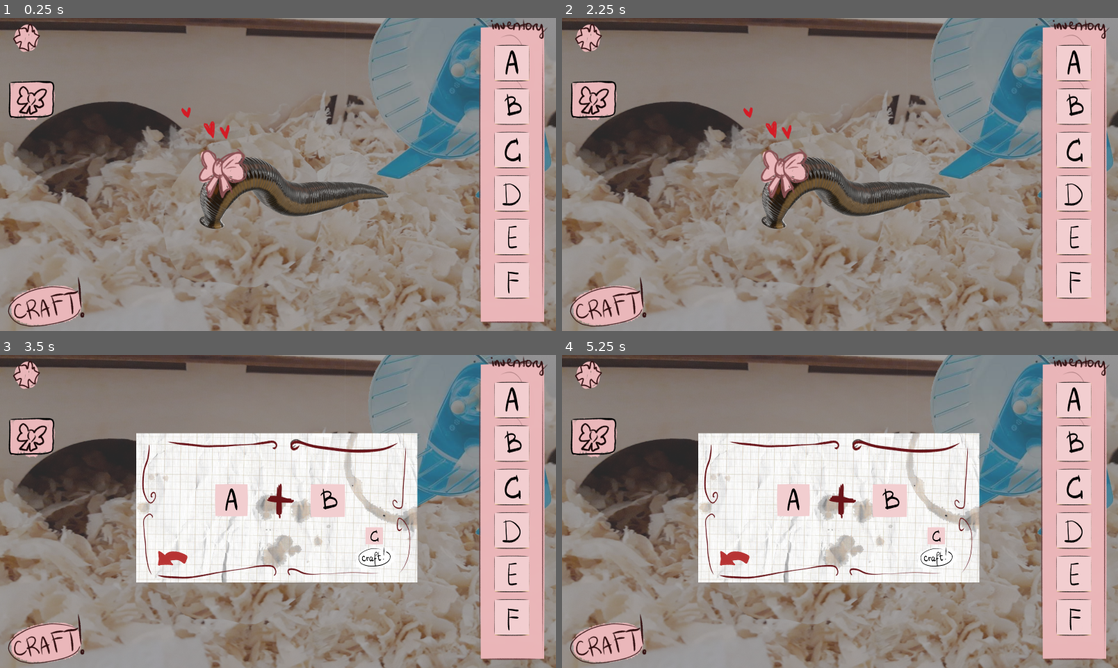
Above: before the commit, frames 1-4 (two rows, left to right).
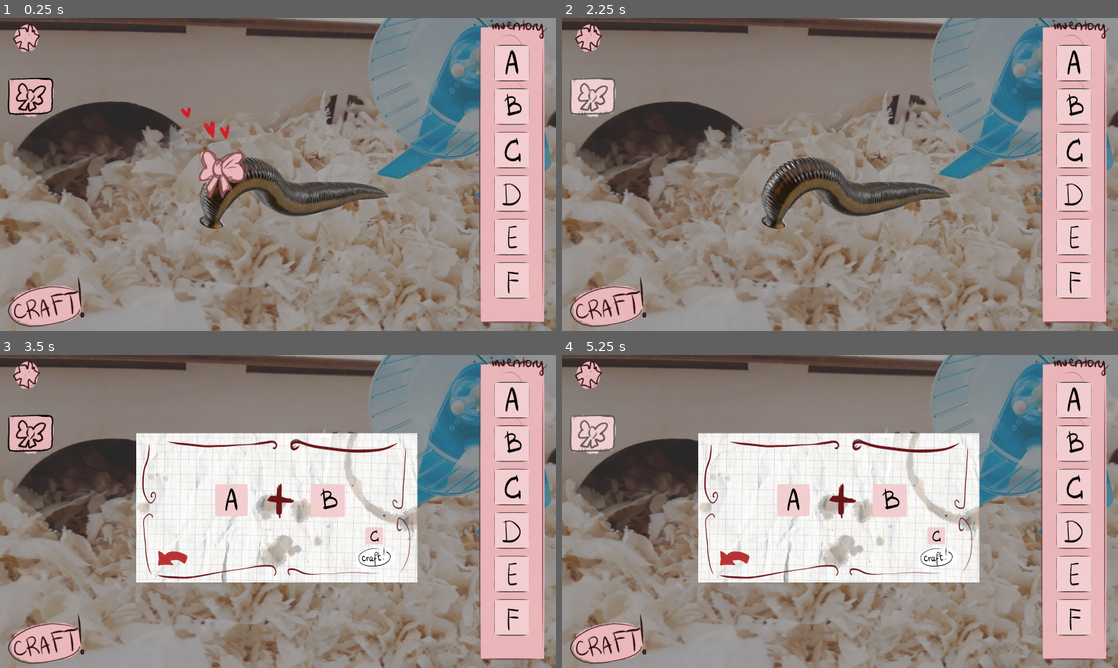
Above: after the commit, the same moments.

Repository: Kohuke123/GameJam
Game: Godot game, scene res://scenes/Gameplay.tscn
Two runs of this game, one before a commit and one after it. Both use one fixed random seed, a clock stepped at 60 frames per second and the inputs below. Before the commit the project has no main scene; this scene is started directly in both runs.
Inputs (mouse positions are in pixels of both pictures, inside the frame that each line leads up to):
- Up to frame 1 (0.25 s): no input
- Up to frame 2 (2.25 s): click (589, 36) at 0.52 s; click (840, 171) at 1.25 s, where only the run after the commit has a clickable "RESUME"; click (595, 99) at 2.02 s
- Up to frame 3 (3.5 s): click (50, 639) at 2.75 s
- Up to frame 4 (5.25 s): click (934, 555) at 3.5 s; click (934, 555) at 4.25 s; click (595, 436) at 5.02 s

The runs differ from the first frame. In frame 1, 0.6% of the frame differs, in the area x 1-10%, y 19-33%; in frame 2, 1.7%, in the area x 1-45%, y 19-58%; in frame 3, 0.6%; in frame 4, 0.7%.

Commit message:
Mainly button improvements
(28th March)

Diff:
--- a/project.godot
+++ b/project.godot
@@ -11,12 +11,14 @@
 [application]
 
 config/name="Leech Game (OPPOSITES THEME)"
+run/main_scene="res://scenes/main_menu.tscn"
 config/features=PackedStringArray("4.3", "Forward Plus")
 config/icon="res://icon.svg"
 
 [autoload]
 
 GlobalVariables="*res://scripts/global_variables.gd"
+GameManager="*res://scripts/game_manager.gd"
 
 [display]
 
--- a/scenes/Gameplay.tscn
+++ b/scenes/Gameplay.tscn
@@ -17,7 +17,12 @@
 [ext_resource type="Texture2D" uid="uid://daa8bxuid6v2t" path="res://assets/Без названия507_20250328151815.png" id="11_kd0yo"]
 [ext_resource type="Texture2D" uid="uid://cli72j16gxh1h" path="res://assets/Без названия505_20250328132604.png" id="11_wywar"]
 [ext_resource type="Texture2D" uid="uid://dipe3b80jp5kw" path="res://assets/Без названия507_20250328151819.png" id="12_cikdo"]
+[ext_resource type="Texture2D" uid="uid://67a31jba3pq0" path="res://assets/cogPressed.png" id="16_qx4ta"]
+[ext_resource type="Texture2D" uid="uid://0qeaqnyit4o8" path="res://assets/cogHover.png" id="17_3iiyy"]
 [ext_resource type="PackedScene" uid="uid://cn515bw4u5tsq" path="res://scenes/alchemy_window.tscn" id="17_dsf33"]
+[ext_resource type="Texture2D" uid="uid://5nvna0lynrve" path="res://assets/bowPressed.png" id="18_2vu3h"]
+[ext_resource type="Texture2D" uid="uid://cighrnpshwerq" path="res://assets/bowHover.png" id="19_prowe"]
+[ext_resource type="PackedScene" uid="uid://7idiellaposb" path="res://scenes/pause_ui.tscn" id="23_gvnsq"]
 
 [node name="Node2D" type="Node2D"]
 script = ExtResource("1_vfc4k")
@@ -32,6 +37,7 @@
 texture = ExtResource("3_8pghu")
 
 [node name="CRAFT" type="TextureButton" parent="."]
+process_mode = 1
 offset_left = -1280.0
 offset_top = 458.0
 offset_right = -836.0
@@ -42,6 +48,7 @@
 texture_disabled = ExtResource("4_xpqau")
 
 [node name="InventoryBG" type="Sprite2D" parent="."]
+process_mode = 1
 position = Vector2(1085.5, -0.616567)
 scale = Vector2(1.33219, 1.33219)
 texture = ExtResource("5_r37i3")
@@ -107,19 +114,32 @@
 position = Vector2(0.000366211, -1.45759)
 texture = ExtResource("12_cikdo")
 
-[node name="SettingsOrPause" type="Sprite2D" parent="."]
-position = Vector2(-1151, -627)
-texture = ExtResource("6_t7uw7")
+[node name="SettingsOrPause" type="TextureButton" parent="."]
+process_mode = 1
+offset_left = -1280.0
+offset_top = -720.0
+offset_right = -1022.0
+offset_bottom = -534.0
+texture_normal = ExtResource("6_t7uw7")
+texture_pressed = ExtResource("16_qx4ta")
+texture_hover = ExtResource("17_3iiyy")
 
-[node name="BowToggle" type="Sprite2D" parent="."]
-position = Vector2(-1134, -332)
-texture = ExtResource("10_hlwuj")
-
-[node name="Bow" type="Sprite2D" parent="BowToggle"]
-position = Vector2(909, 239)
+[node name="Bow" type="Sprite2D" parent="."]
+position = Vector2(-225, -93)
 texture = ExtResource("11_wywar")
 
+[node name="BowToggle" type="TextureButton" parent="."]
+process_mode = 1
+offset_left = -1283.0
+offset_top = -502.0
+offset_right = -994.0
+offset_bottom = -191.0
+texture_normal = ExtResource("10_hlwuj")
+texture_pressed = ExtResource("18_2vu3h")
+texture_hover = ExtResource("19_prowe")
+
 [node name="AlchemyWindow" parent="." instance=ExtResource("17_dsf33")]
+visible = false
 offset_left = -652.0
 offset_top = -360.0
 offset_right = -652.0
@@ -128,4 +148,13 @@
 size_flags_horizontal = 4
 size_flags_vertical = 4
 
+[node name="PauseUI" parent="." instance=ExtResource("23_gvnsq")]
+process_mode = 3
+visible = false
+offset_top = 728.0
+offset_bottom = 728.0
+
 [connection signal="pressed" from="CRAFT" to="." method="_on_craft_pressed"]
+[connection signal="pressed" from="SettingsOrPause" to="." method="_on_settings_or_pause_pressed"]
+[connection signal="pressed" from="BowToggle" to="." method="_on_bow_toggle_pressed"]
+[connection signal="resume_prompt" from="PauseUI" to="." method="_on_pause_ui_resume_prompt"]
--- a/scenes/alchemy_window.tscn
+++ b/scenes/alchemy_window.tscn
@@ -1,10 +1,9 @@
-[gd_scene load_steps=12 format=3 uid="uid://cn515bw4u5tsq"]
+[gd_scene load_steps=11 format=3 uid="uid://cn515bw4u5tsq"]
 
 [ext_resource type="Script" path="res://scripts/alchemy_window.gd" id="1_qbr8j"]
 [ext_resource type="Texture2D" uid="uid://d2w4ndrs6whw4" path="res://assets/photo_2025-03-28_13-37-05.jpg" id="1_t01k8"]
 [ext_resource type="Texture2D" uid="uid://mscle020gyji" path="res://assets/Без названия505_20250328133709.png" id="2_ru1yd"]
 [ext_resource type="Texture2D" uid="uid://bxbapyapv56l0" path="res://assets/Без названия505_20250328142545 (2).png" id="3_bbntn"]
-[ext_resource type="Script" path="res://scripts/back_button.gd" id="4_4163t"]
 [ext_resource type="Texture2D" uid="uid://5p4ndj455fdy" path="res://assets/backPressed.png" id="4_kge4m"]
 [ext_resource type="Texture2D" uid="uid://mwe3um4hdoso" path="res://assets/Без названия505_20250328133448.png" id="4_oaihe"]
 [ext_resource type="Texture2D" uid="uid://dstnuwdf3qfmi" path="res://assets/backHover.png" id="5_2jbkv"]
@@ -36,7 +35,6 @@
 texture_hover = ExtResource("5_2jbkv")
 texture_disabled = ExtResource("2_ru1yd")
 flip_h = true
-script = ExtResource("4_4163t")
 
 [node name="ConfirmCraftButton" type="TextureButton" parent="TextureRect"]
 layout_mode = 0
--- /dev/null
+++ b/scenes/game_manager.tscn
@@ -0,0 +1,6 @@
+[gd_scene load_steps=2 format=3 uid="uid://cwoa2djrdqhu4"]
+
+[ext_resource type="Script" path="res://scripts/game_manager.gd" id="1_7ya0d"]
+
+[node name="game_manager" type="Node"]
+script = ExtResource("1_7ya0d")
--- /dev/null
+++ b/scenes/main_menu.tscn
@@ -0,0 +1,61 @@
+[gd_scene load_steps=4 format=3 uid="uid://c4ourehfocl5f"]
+
+[ext_resource type="Script" path="res://scripts/main_menu.gd" id="1_8ktj5"]
+[ext_resource type="Texture2D" uid="uid://b50krsw3p07si" path="res://assets/backround.png" id="2_nmnhj"]
+
+[sub_resource type="StyleBoxTexture" id="StyleBoxTexture_gyajc"]
+texture = ExtResource("2_nmnhj")
+
+[node name="main_menu" type="Control"]
+layout_mode = 3
+anchors_preset = 15
+anchor_right = 1.0
+anchor_bottom = 1.0
+grow_horizontal = 2
+grow_vertical = 2
+script = ExtResource("1_8ktj5")
+
+[node name="backround" type="Panel" parent="."]
+layout_mode = 0
+offset_right = 2570.0
+offset_bottom = 1462.0
+theme_override_styles/panel = SubResource("StyleBoxTexture_gyajc")
+
+[node name="NinePatchRect" type="NinePatchRect" parent="."]
+layout_mode = 1
+anchors_preset = 8
+anchor_left = 0.5
+anchor_top = 0.5
+anchor_right = 0.5
+anchor_bottom = 0.5
+offset_left = 621.0
+offset_top = -196.0
+offset_right = 1122.0
+offset_bottom = 583.0
+grow_horizontal = 2
+grow_vertical = 2
+
+[node name="start_button" type="Button" parent="NinePatchRect"]
+texture_filter = 1
+layout_mode = 0
+offset_left = 83.0
+offset_top = 117.0
+offset_right = 139.0
+offset_bottom = 148.0
+scale = Vector2(6, 6)
+text = "START
+"
+
+[node name="exit_button" type="Button" parent="NinePatchRect"]
+texture_filter = 1
+layout_mode = 0
+offset_left = 133.0
+offset_top = 363.0
+offset_right = 174.0
+offset_bottom = 394.37
+scale = Vector2(6, 6)
+text = "EXIT
+"
+
+[connection signal="pressed" from="NinePatchRect/start_button" to="." method="_on_start_button_pressed"]
+[connection signal="pressed" from="NinePatchRect/exit_button" to="." method="_on_exit_button_pressed"]
--- /dev/null
+++ b/scenes/pause_ui.tscn
@@ -0,0 +1,73 @@
+[gd_scene load_steps=4 format=3 uid="uid://7idiellaposb"]
+
+[ext_resource type="Script" path="res://scripts/pause_ui.gd" id="1_loieu"]
+
+[sub_resource type="SystemFont" id="SystemFont_lkkdr"]
+
+[sub_resource type="Theme" id="Theme_xts14"]
+default_font = SubResource("SystemFont_lkkdr")
+default_font_size = 200
+
+[node name="PauseUI" type="Control"]
+layout_mode = 3
+anchors_preset = 15
+anchor_right = 1.0
+anchor_bottom = 1.0
+grow_horizontal = 2
+grow_vertical = 2
+script = ExtResource("1_loieu")
+
+[node name="Label" type="Panel" parent="."]
+layout_mode = 0
+offset_left = -28366.0
+offset_top = -21897.0
+offset_right = -11063.0
+offset_bottom = 2740.0
+scale = Vector2(3.23144, 2.02208)
+
+[node name="Exit" type="Button" parent="."]
+layout_mode = 1
+anchors_preset = 7
+anchor_left = 0.5
+anchor_top = 1.0
+anchor_right = 0.5
+anchor_bottom = 1.0
+offset_left = -264.0
+offset_top = -465.0
+offset_right = 264.0
+offset_bottom = -168.0
+grow_horizontal = 2
+grow_vertical = 0
+theme_override_font_sizes/font_size = 200
+text = "EXIT"
+
+[node name="Resume" type="Button" parent="."]
+layout_mode = 1
+anchors_preset = 7
+anchor_left = 0.5
+anchor_top = 1.0
+anchor_right = 0.5
+anchor_bottom = 1.0
+offset_left = -449.0
+offset_top = -889.0
+offset_right = 449.0
+offset_bottom = -592.0
+grow_horizontal = 2
+grow_vertical = 0
+theme_override_font_sizes/font_size = 200
+text = "RESUME"
+
+[node name="PausedText" type="RichTextLabel" parent="."]
+layout_mode = 1
+anchors_preset = 5
+anchor_left = 0.5
+anchor_right = 0.5
+offset_left = -357.0
+offset_top = -1328.0
+offset_right = 357.0
+offset_bottom = -898.0
+grow_horizontal = 2
+theme = SubResource("Theme_xts14")
+text = "Paused"
+
+[connection signal="pressed" from="Resume" to="." method="_on_resume_pressed"]
--- a/scripts/back_button.gd
+++ /dev/null
@@ -1,3 +0,0 @@
-extends TextureButton
-
-signal enable_craft_button
--- /dev/null
+++ b/scripts/game_manager.gd
@@ -0,0 +1,13 @@
+extends Node
+
+var scene = preload("res://scenes/Gameplay.tscn")
+
+func start_game():
+	transition_to_scene(scene.resource_path)
+
+func exit_game():
+	get_tree().quit()
+
+func transition_to_scene(scene_path):
+	await get_tree().create_timer(0.1).timeout
+	get_tree().change_scene_to_file(scene_path)
--- a/scripts/gameplay.gd
+++ b/scripts/gameplay.gd
@@ -5,11 +5,6 @@
 # Called when the node enters the scene tree for the first time.
 func _ready() -> void:
 	craft_window = $AlchemyWindow
-	craft_window.visible = false
-	get_window().set_size(Vector2(16*50, 9*50))
-
-	var posCenter = Vector2()
-	DisplayServer.window_set_position( (Vector2i(DisplayServer.screen_get_size()) - Vector2i(DisplayServer.window_get_size_with_decorations())) / 2)
 
 
 # Called every frame. 'delta' is the elapsed time since the previous frame.
@@ -24,3 +19,23 @@
 		print("alchemy shown")
 		$CRAFT.disabled = true
 		GlobalVariables.craftEnable = false
+
+
+func _on_bow_toggle_pressed() -> void:
+	if $Bow.visible == true:
+		$Bow.visible = false
+	else:
+		$Bow.visible = true
+	print("tie visibility toggled")
+
+
+func _on_settings_or_pause_pressed() -> void:
+	print("paused")
+	$PauseUI.visible = true
+	get_tree().paused = true
+
+
+func _on_pause_ui_resume_prompt() -> void:
+	print("resumed")
+	$PauseUI.visible = false
+	get_tree().paused = false
--- /dev/null
+++ b/scripts/main_menu.gd
@@ -0,0 +1,14 @@
+extends Control
+
+func _ready() -> void:
+	get_window().set_size(Vector2(16*50, 9*50))
+
+	var posCenter = Vector2()
+	DisplayServer.window_set_position( (Vector2i(DisplayServer.screen_get_size()) - Vector2i(DisplayServer.window_get_size_with_decorations())) / 2)
+
+func _on_start_button_pressed():
+	GameManager.start_game()
+	queue_free()
+
+func _on_exit_button_pressed():
+	GameManager.exit_game()
--- /dev/null
+++ b/scripts/pause_ui.gd
@@ -0,0 +1,16 @@
+extends Control
+
+signal resume_prompt()
+
+# Called when the node enters the scene tree for the first time.
+func _ready() -> void:
+	pass # Replace with function body.
+
+
+# Called every frame. 'delta' is the elapsed time since the previous frame.
+func _process(delta: float) -> void:
+	pass
+
+
+func _on_resume_pressed() -> void:
+	emit_signal("resume_prompt")
Binary file added: assets/backround.png
Not shown, added: assets/backround.png.import
Binary file added: assets/bowHover.png
Not shown, added: assets/bowHover.png.import
Binary file added: assets/bowPressed.png
Not shown, added: assets/bowPressed.png.import
Binary file added: assets/cogHover.png
Not shown, added: assets/cogHover.png.import
Binary file added: assets/cogPressed.png
Not shown, added: assets/cogPressed.png.import
Not shown: 1 places in scenes/Gameplay.tscn that only renumber resources
Not shown, added: assets/bowPressed.png-autosave.kra
